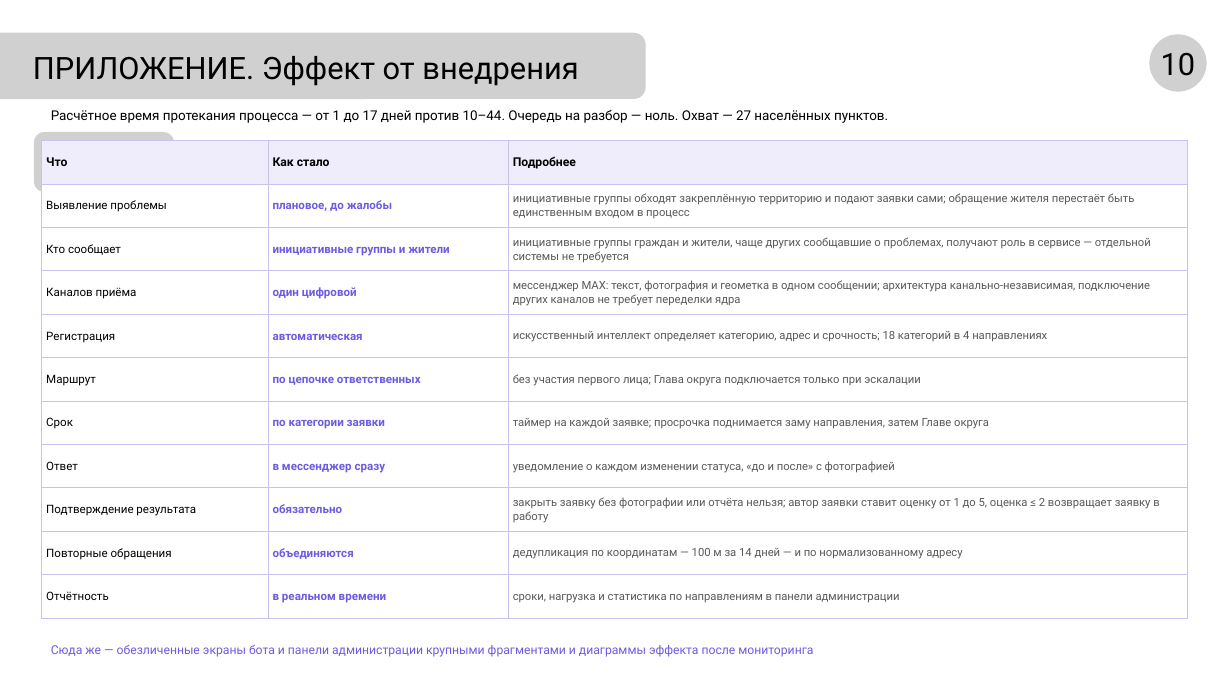
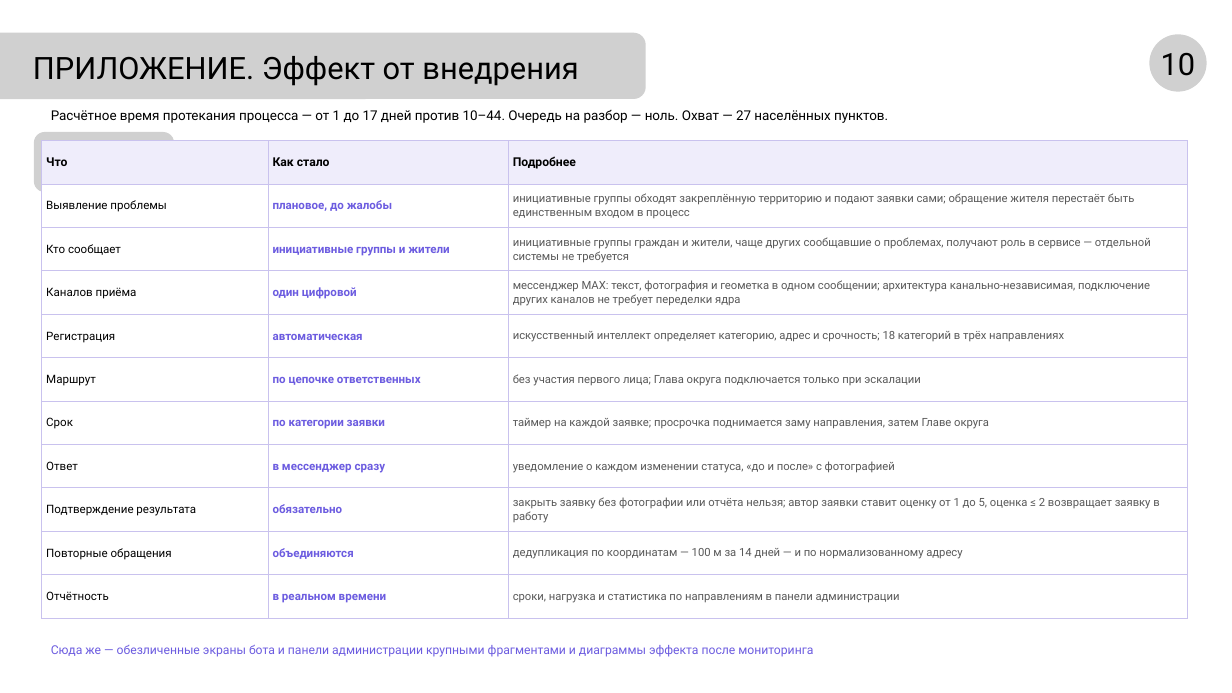
Before and after one commit to NiceGenn/Team-28-progress, a slide deck: slide 11 of файлы/prezentaciya-chernovik.pptx. Drawn at 1232x693 pixels with LibreOffice and Linux fonts; fonts in the diff are those of the drawing; grey boxes stand for pictures. Boxes give left, top, right and bottom in pixels: in the first picture for what was removed or moved away, otherwise in the second. Text is boxed around its words. In the diff, an @@ line names an element or a change of style, - is before the commit and + after.

```diff
--- a/файлы/prezentaciya-chernovik.pptx
+++ b/файлы/prezentaciya-chernovik.pptx
@@ table at (x1=42, y1=140, x2=1188, y2=618) @@
-row 5, column 3: искусственный интеллект определяет категорию, адрес и срочность; 18 категорий в 4 направлениях
+row 5, column 3: искусственный интеллект определяет категорию, адрес и срочность; 18 категорий в трёх направлениях
```
Also in this commit, not shown: 10 other files.
